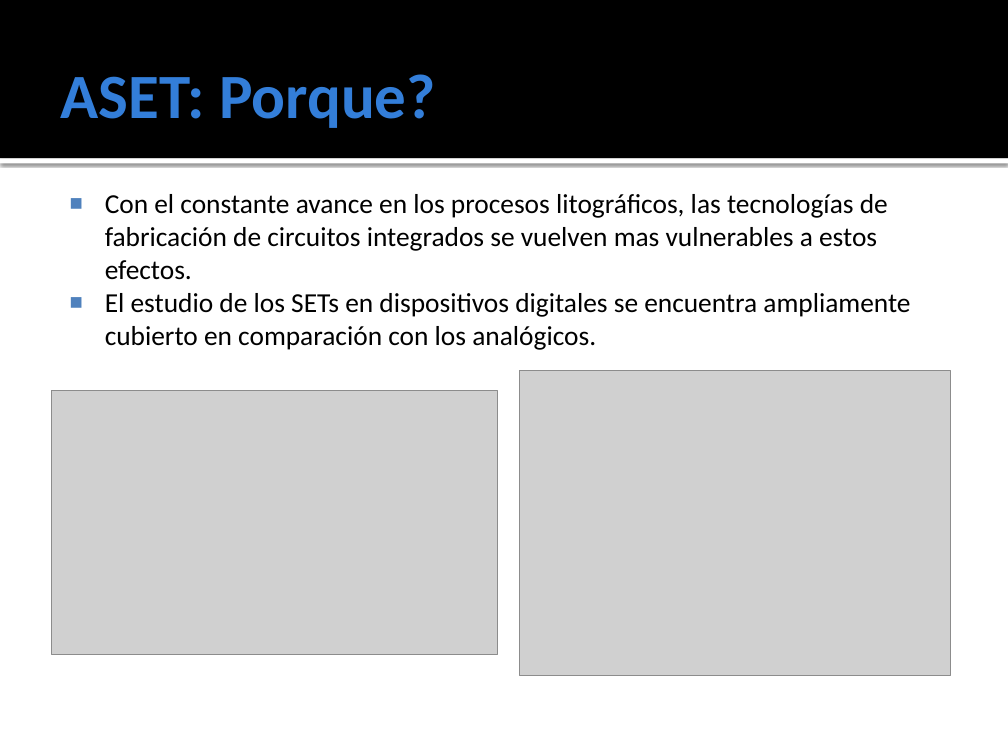
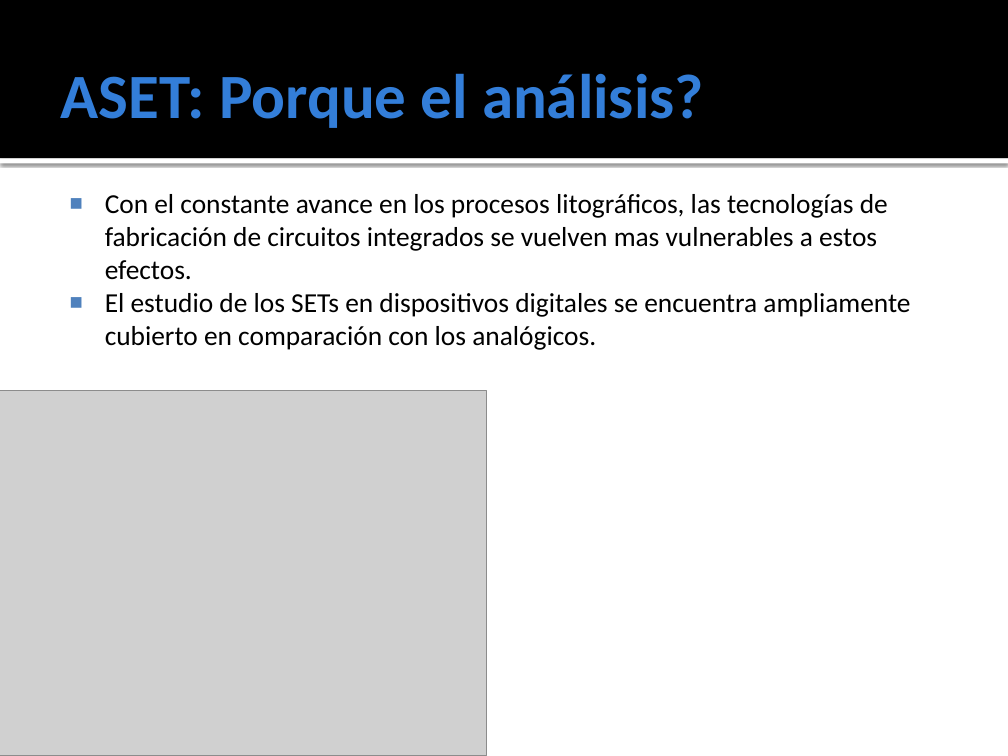
Before and after one commit to ginotkj/fiocs, a slide deck: slide 7 of Documentation/Documentacion/PRESENTACION_FABRI.pptx (slide 5 before the commit). Drawn at 1008x756 pixels with LibreOffice and Linux fonts; fonts in the diff are those of the drawing; grey boxes stand for pictures. Boxes give left, top, right and bottom in pixels: in the first picture for what was removed or moved away, otherwise in the second. Text is boxed around its words. In the diff, an @@ line names an element or a change of style, - is before the commit and + after.

```diff
--- a/Documentation/Documentacion/PRESENTACION_FABRI.pptx
+++ b/Documentation/Documentacion/PRESENTACION_FABRI.pptx
@@ title at [60, 73, 704, 128]: text changed @@
-ASET: Porque?
+ASET: Porque el análisis?
@@ picture removed at [519, 370, 950, 675] @@
@@ picture: place and size @@
-picture at [51, 390, 497, 654]
+picture at [0, 391, 487, 756]
```
Also in this commit, not shown: 5 other slides changed, 3 slides added, 1 slide removed, 2 other files.
